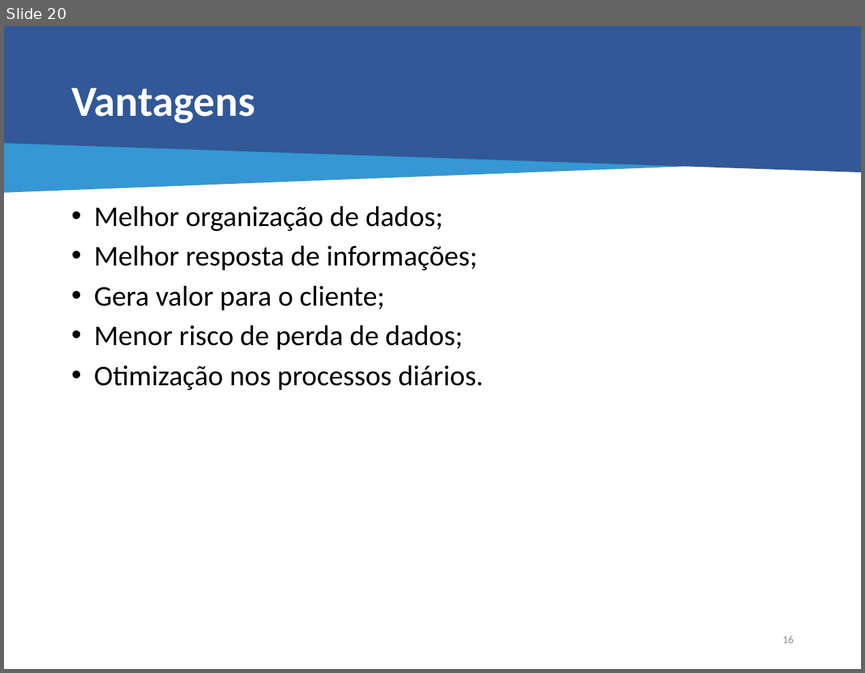
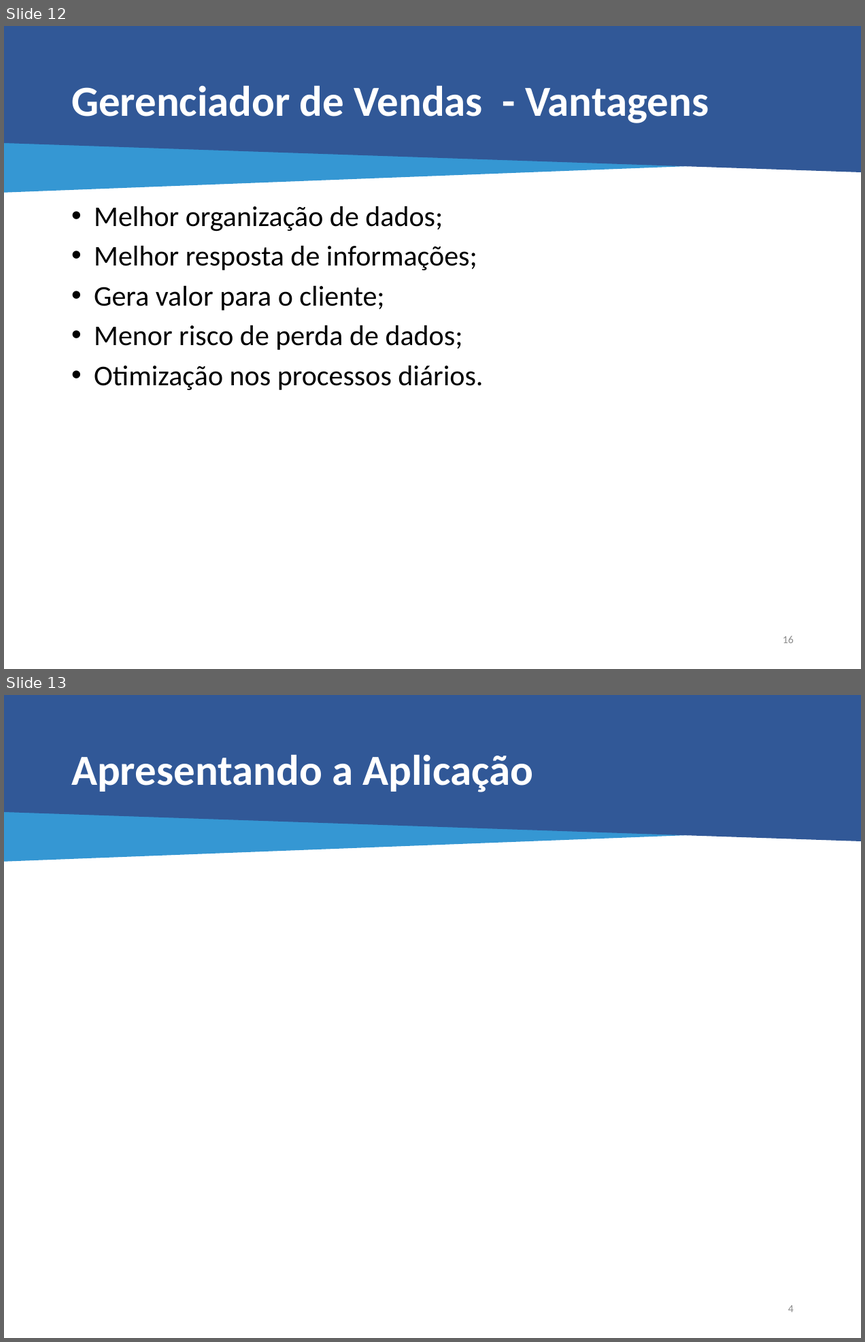
Before and after one commit to JohnAndante/tcc-project, a slide deck: Apresentação/TCC - Gerenciador de Vendas - Final.pptx. Shown one above the other, each under a label of ours: slide 20 before the commit, slides 12 and 13 after it. The pictures are 865x673 and 865x1342 pixels, drawn with LibreOffice and Linux fonts; fonts in the diff are those of the drawing. Boxes give left, top, right and bottom in pixels: in the first picture for what was removed or moved away, otherwise in the second. Text is boxed around its words. In the diff, an @@ line names an element or a change of style, - is before the commit and + after.

```diff
--- a/Apresentação/TCC - Gerenciador de Vendas - Final.pptx
+++ b/Apresentação/TCC - Gerenciador de Vendas - Final.pptx
@@ slide 13 added at bbox=[4, 695, 861, 1338], background #FFFFFF @@
@@ flow chart manual input added at bbox=[4, 697, 861, 861], fill #3597D3 @@
@@ flow chart manual input added at bbox=[4, 695, 861, 841], fill #315897 @@
@@ text added at bbox=[71, 754, 534, 792], 36 pt, text #FFFFFF, bold @@
+Apresentando a Aplicação
@@ text added at bbox=[788, 1305, 793, 1312], 9 pt, text #8B8B8B @@
+4
@@ what was slide 20 is now slide 12 @@
@@ slide 12 changed as well @@
@@ title at bbox=[71, 85, 708, 123]: text changed @@
-Vantagens
+Gerenciador de Vendas - Vantagens
```
Also in this commit, not shown: 10 other slides changed, 8 slides removed, 34 other files.
